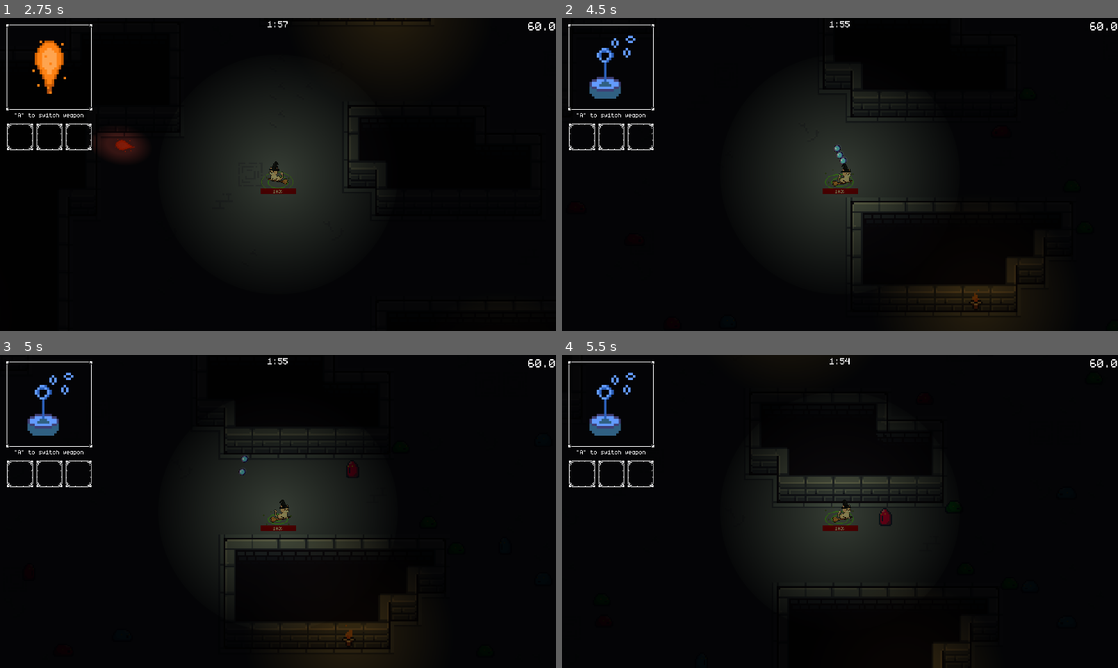
Above: before the commit, frames 1-4 (two rows, left to right).
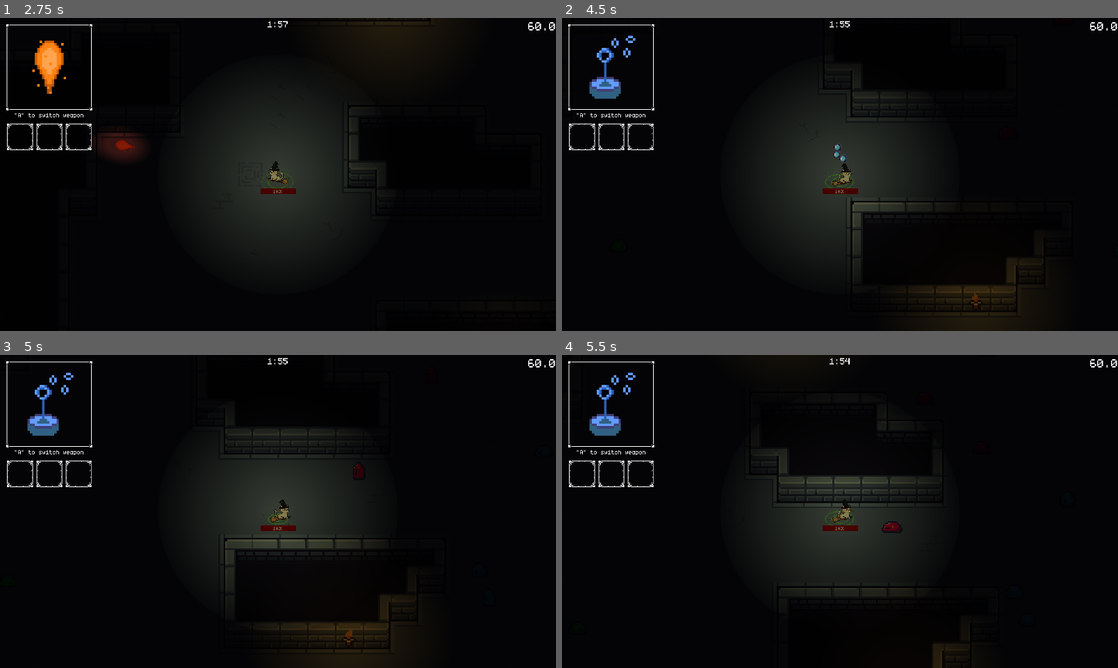
Above: after the commit, the same moments.

Repository: AlbanTE/projet-150h
Game: Godot game, scene res://scenes/main.tscn
Same seed, same stepped clock (60 frames per second), same inputs: the game is played once before the commit and once after it.
Inputs (mouse positions are in pixels of both pictures, inside the frame that each line leads up to):
- Up to frame 1 (2.75 s): click (22, 136) at 0.5 s; click (50, 136) at 1.25 s; click (77, 136) at 2 s
- Up to frame 2 (4.5 s): tap Enter at 2.75 s; move the mouse to (962, 158) at 2.77 s; hold D (move_right) 2.78-3.53 s; tap G at 2.85, 3.8 s; move the mouse to (728, 190) at 3.52 s; hold S (move_down) 3.53-4.28 s; tap Q (switch_weapon) at 3.6 s; move the mouse to (895, 105) at 4.27 s; press the mouse at (895, 105) at 4.28 s; hold D (move_right) from 4.28 s (still down)
- Up to frame 3 (5 s): keep holding D (move_right); tap G at 4.55 s
- Up to frame 4 (5.5 s): move the mouse to (812, 574) at 5.02 s; release D (move_right) at 5.03 s; release the mouse at (812, 574) at 5.03 s; hold W (move_up) from 5.03 s (still down); tap G at 5.1 s

Frame 1 is identical in both runs. In frame 2, less than 0.1% of the frame differs, in the area x 48-52%, y 40-47%; in frame 3, 0.1%; in frame 4, 0.2%, in the area x 57-61%, y 48-57%.

Commit message:
Typo fix + enemy spawn fix

Diff:
--- a/scenes/main.gd
+++ b/scenes/main.gd
@@ -134,13 +134,15 @@
 		for c in to_remove:
 			used_cells.erase(c)
 
-	print("Cells enemy cannot spawn: ", to_remove)
+	# print("Cells enemy cannot spawn: ", to_remove)
 
 	for i in count:
 		var random_cell = used_cells[randi() % used_cells.size()]
 		var world_pos = cell_to_world_position(random_cell)
 		var random_type = randi() % ENEMY_TYPE_COUNT
-		SpawnEnnemi(world_pos, random_type)
+
+		var random_offset: Vector2 = Vector2(randf(), randf()) * (Vector2(ground_layer.tile_set.tile_size) * ground_layer.scale) / 2
+		SpawnEnnemi(world_pos + random_offset, random_type)
 
 func cell_to_world_position(cell_coord: Vector2i) -> Vector2:
 	var tile_size = Vector2(ground_layer.tile_set.tile_size)
@@ -263,8 +265,8 @@
 	time_label.text = "%d:%02d" % [floor(timer.time_left / 60), int(timer.time_left) % 60]
 
 	if int(timer.time_left) == next_enemy_spawn and abs(int(timer.time_left) - next_wave_spawn) > 3:
-		spawn_enemy_batch(10)
+		spawn_enemy_batch(randi_range(5, 10))
 		next_enemy_spawn = int(timer.time_left) - randi_range(7, 20)
 	if int(timer.time_left) == next_wave_spawn:
-		spawn_enemy_batch(30)
+		spawn_enemy_batch(randi_range(20, 30))
 		next_wave_spawn = int(timer.time_left) - 30
--- a/scenes/objects/items/crystal.tscn
+++ b/scenes/objects/items/crystal.tscn
@@ -6,5 +6,5 @@
 [node name="Crystal" type="Node2D"]
 script = ExtResource("1_7uesg")
 item_name = "Duplication Crystal"
-item_desc = "Add 3 projectiles  but reduces damages by 50%"
+item_desc = "Add 3 projectiles but reduces damages by 50%"
 item_sprite = ExtResource("2_bmm50")
--- a/scenes/objects/items/incense_burner.tscn
+++ b/scenes/objects/items/incense_burner.tscn
@@ -6,5 +6,5 @@
 [node name="Incense_burner" type="Node2D"]
 script = ExtResource("1_2or78")
 item_name = "Persistant Incense Burner"
-item_desc = "Up Duration by 50% but reduces speed by 25%"
+item_desc = "Increases Duration by 50% but reduces speed by 25%"
 item_sprite = ExtResource("2_h3c25")
